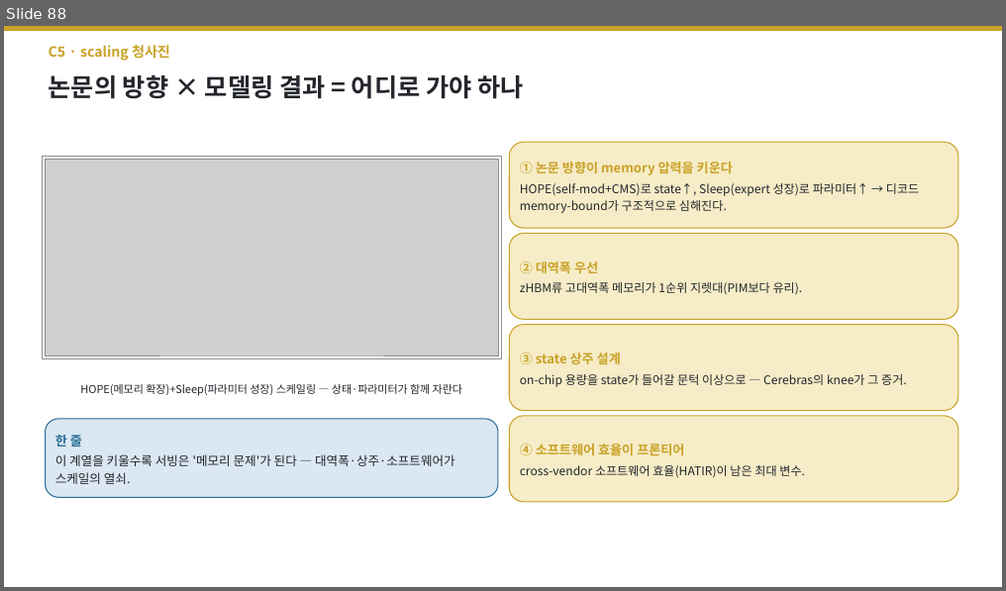
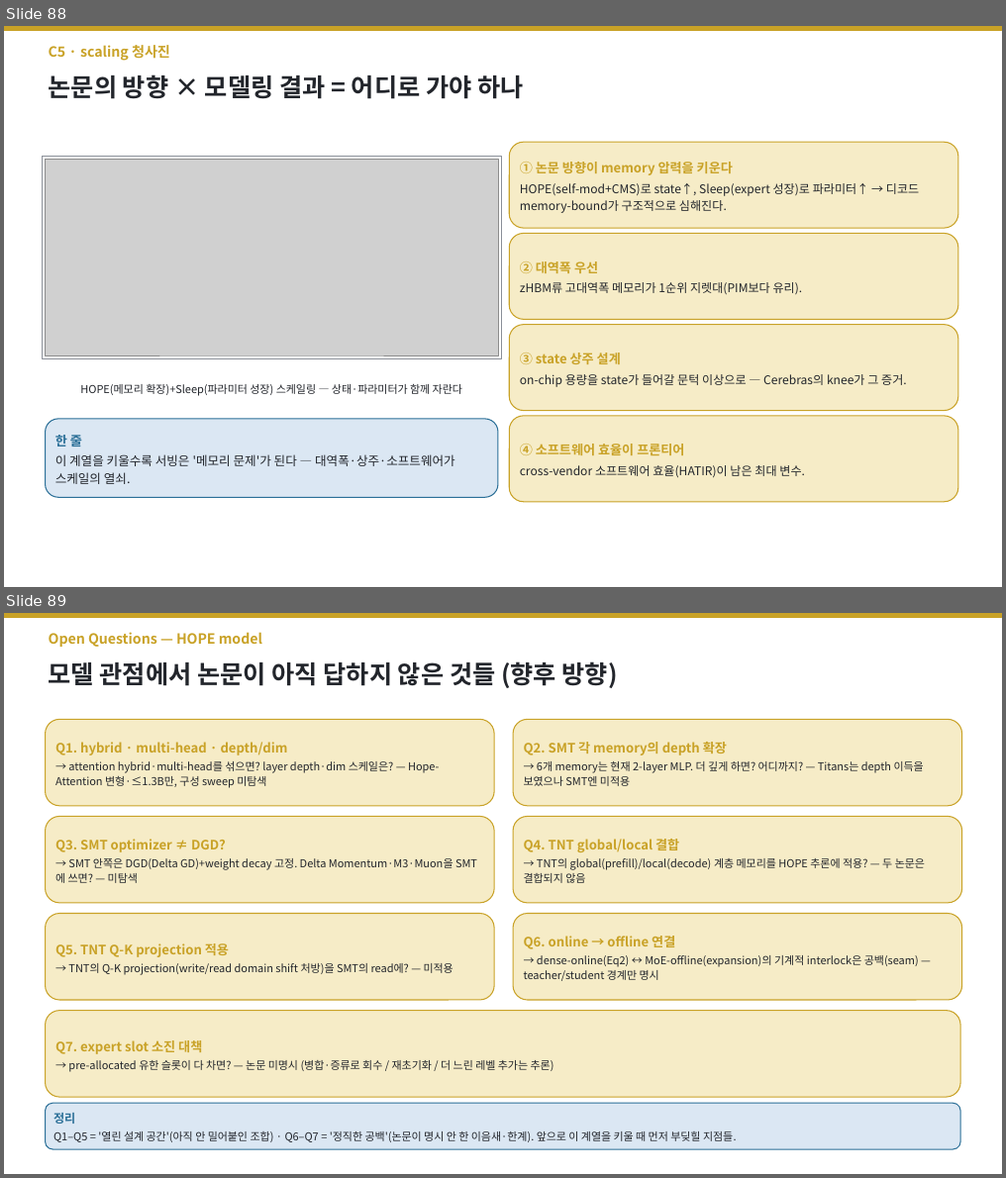
Before and after one commit to jimmylegendary/neural-memory-study, a slide deck: seminar/TTT-seminar.pptx. Shown one above the other, each under a label of ours: slide 88 before the commit, slides 88 and 89 after it. The pictures are 1006x591 and 1006x1178 pixels, drawn with LibreOffice and Linux fonts; fonts in the diff are those of the drawing; grey boxes stand for pictures. Boxes give left, top, right and bottom in pixels: in the first picture for what was removed or moved away, otherwise in the second. Text is boxed around its words. In the diff, an @@ line names an element or a change of style, - is before the commit and + after.

```diff
--- a/seminar/TTT-seminar.pptx
+++ b/seminar/TTT-seminar.pptx
@@ slide 89 added at <box>4,613,1002,1174</box>, background #FFFFFF @@
@@ rectangle added at <box>4,613,1002,618</box>, fill #C9A227, outline #C9A227 1 pt @@
@@ text added at <box>49,632,262,647</box>, 13.5 pt, text #C9A227, bold @@
+Open Questions — HOPE model
@@ text added at <box>49,662,618,688</box>, 24 pt, text #22252B, bold @@
+모델 관점에서 논문이 아직 답하지 않은 것들 (향후 방향)
@@ rounded rectangle added at <box>46,719,494,806</box>, fill #F6ECC7, outline #C9A227 1 pt, 10.5 pt, text #22252B @@
+Q1. hybrid · multi-head · depth/dim
+→ attention hybrid·multi-head를 섞으면? layer depth·dim 스케일은? — Hope-Attention 변형·≤1.3B만, 구성 sweep 미탐색
@@ rounded rectangle added at <box>513,719,962,806</box>, fill #F6ECC7, outline #C9A227 1 pt, 10.5 pt, text #22252B @@
+Q2. SMT 각 memory의 depth 확장
+→ 6개 memory는 현재 2-layer MLP. 더 깊게 하면? 어디까지? — Titans는 depth 이득을 보였으나 SMT엔 미적용
@@ rounded rectangle added at <box>46,817,494,903</box>, fill #F6ECC7, outline #C9A227 1 pt, 10.5 pt, text #22252B @@
+Q3. SMT optimizer ≠ DGD?
+→ SMT 안쪽은 DGD(Delta GD)+weight decay 고정. Delta Momentum·M3·Muon을 SMT에 쓰면? — 미탐색
@@ rounded rectangle added at <box>513,817,962,903</box>, fill #F6ECC7, outline #C9A227 1 pt, 10.5 pt, text #22252B @@
+Q4. TNT global/local 결합
+→ TNT의 global(prefill)/local(decode) 계층 메모리를 HOPE 추론에 적용? — 두 논문은 결합되지 않음
@@ rounded rectangle added at <box>46,913,494,1000</box>, fill #F6ECC7, outline #C9A227 1 pt, 10.5 pt, text #22252B @@
+Q5. TNT Q-K projection 적용
+→ TNT의 Q-K projection(write/read domain shift 처방)을 SMT의 read에? — 미적용
@@ rounded rectangle added at <box>513,913,962,1000</box>, fill #F6ECC7, outline #C9A227 1 pt, 10.5 pt, text #22252B @@
+Q6. online → offline 연결
+→ dense-online(Eq2) ↔ MoE-offline(expansion)의 기계적 interlock은 공백(seam) — teacher/student 경계만 명시
@@ rounded rectangle added at <box>46,1011,960,1097</box>, fill #F6ECC7, outline #C9A227 1 pt, 10.5 pt, text #22252B @@
+Q7. expert slot 소진 대책
+→ pre-allocated 유한 슬롯이 다 차면? — 논문 미명시 (병합·증류로 회수 / 재초기화 / 더 느린 레벨 추가는 추론)
@@ rounded rectangle added at <box>46,1103,960,1150</box>, fill #DBE7F3, outline #2A6F97 1 pt, 10.5 pt, text #22252B @@
+정리
+Q1–Q5 = '열린 설계 공간'(아직 안 밀어붙인 조합) · Q6–Q7 = '정직한 공백'(논문이 명시 안 한 이음새·한계). 앞으로 이 계열을 키울 때 먼저 부딪힐 지점들.
```
Also in this commit, not shown: 2 other files.
